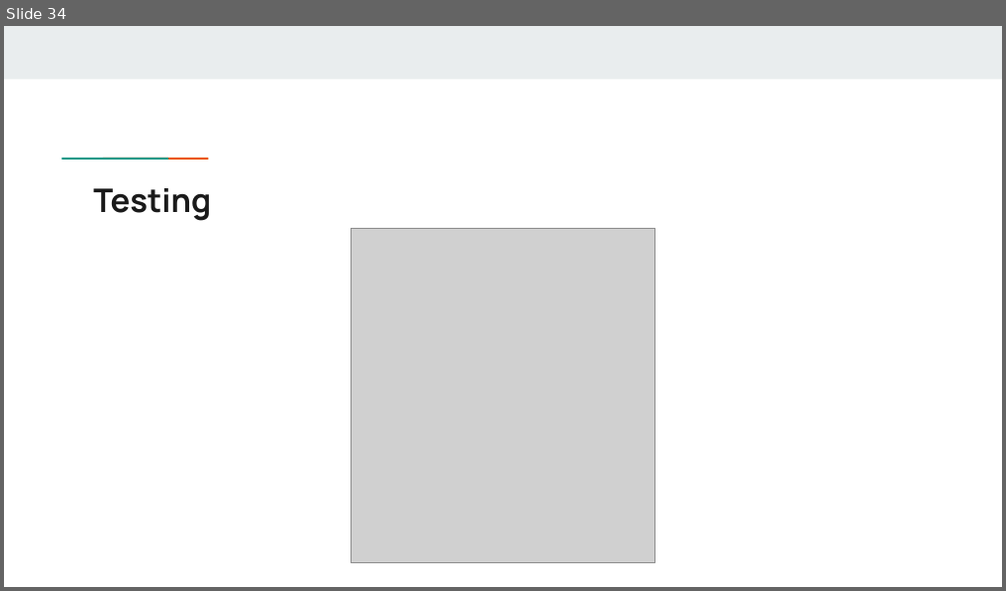
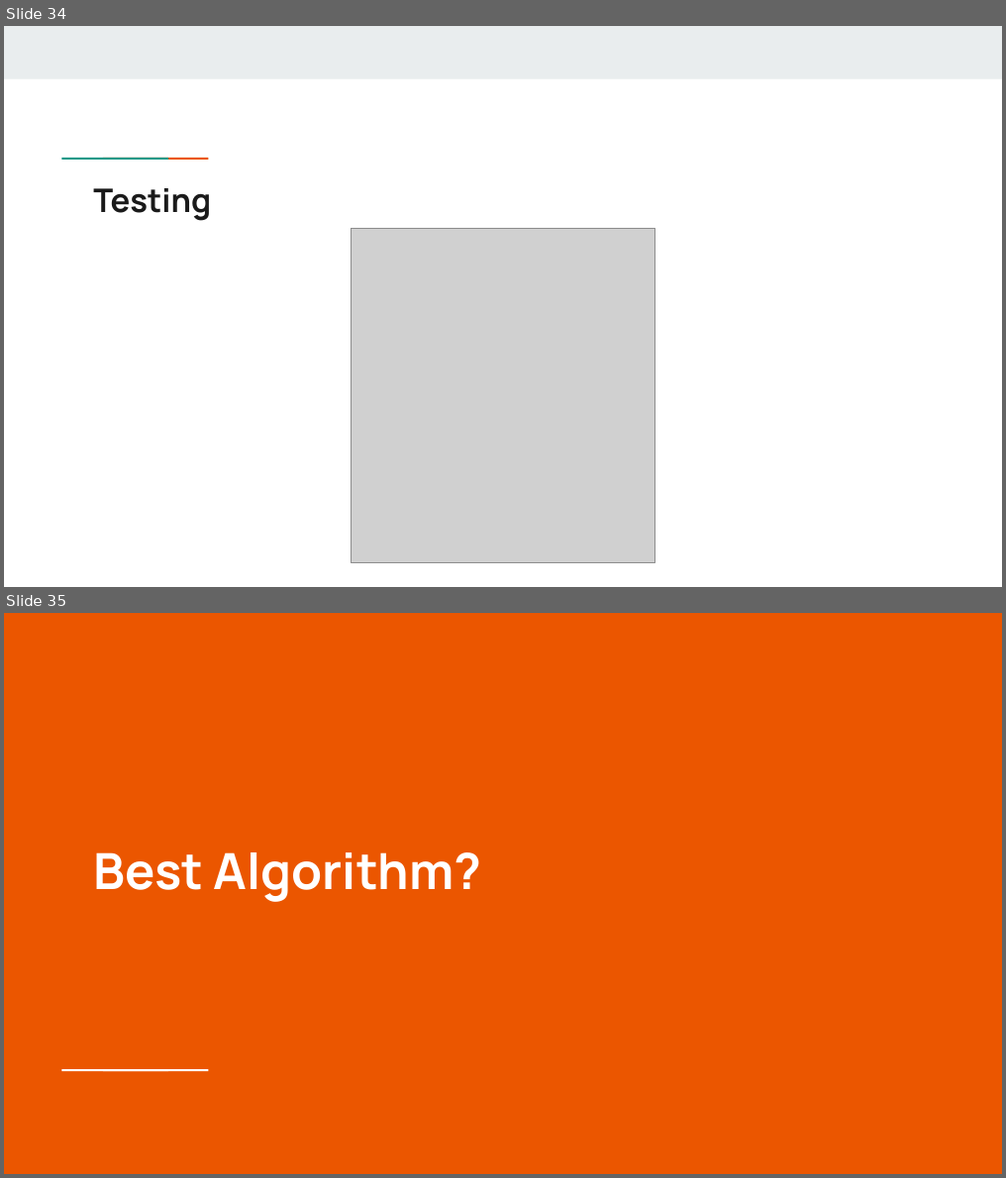
Before and after one commit to RepoGarage/federico-cv2, a slide deck: VISI_KOMPUTER_ALGORITHM.pptx. Shown one above the other, each under a label of ours: slide 34 before the commit, slides 34 and 35 after it. The pictures are 1006x591 and 1006x1178 pixels, drawn with LibreOffice and Linux fonts; fonts in the diff are those of the drawing; grey boxes stand for pictures. Boxes give left, top, right and bottom in pixels: in the first picture for what was removed or moved away, otherwise in the second. Text is boxed around its words. In the diff, an @@ line names an element or a change of style, - is before the commit and + after.

```diff
--- a/VISI_KOMPUTER_ALGORITHM.pptx
+++ b/VISI_KOMPUTER_ALGORITHM.pptx
@@ slide 35 added at [4, 613, 1002, 1174], background #EB5600 @@
@@ title added at [93, 853, 482, 902], 36 pt, text #FFFFFF, bold @@
+Best Algorithm?
@@ rectangle added at [95, 1068, 136, 1073], fill #FFFFFF @@
@@ rectangle added at [135, 1068, 175, 1073], fill #FFFFFF @@
```
Also in this commit, not shown: 1 other slide added, 1 other file.
